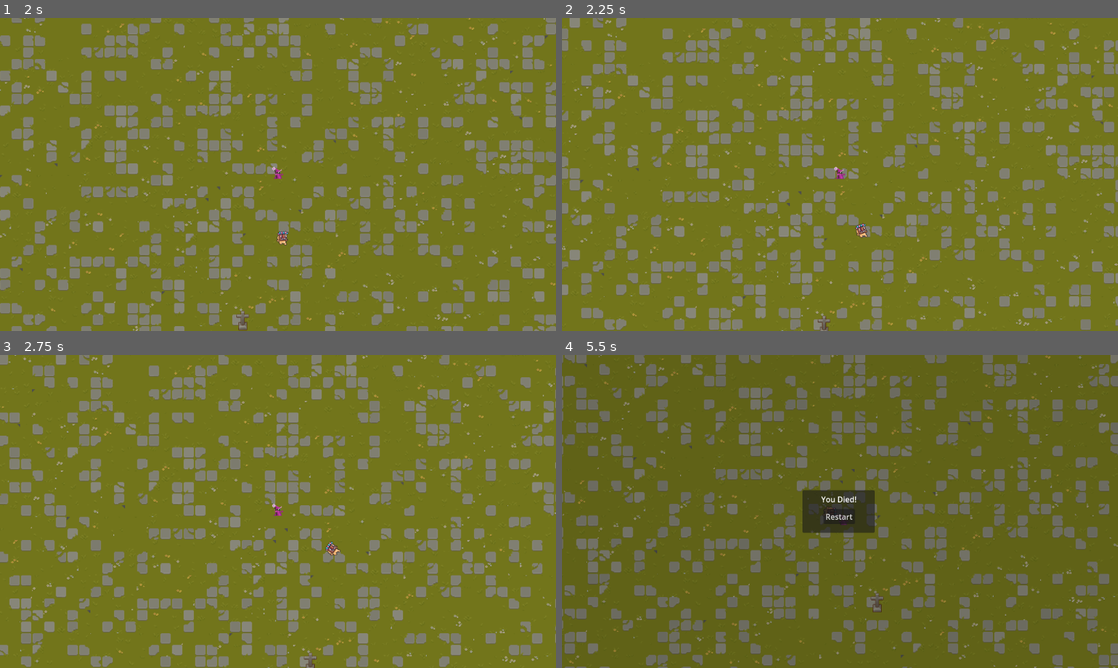
Above: before the commit, frames 1-4 (two rows, left to right).
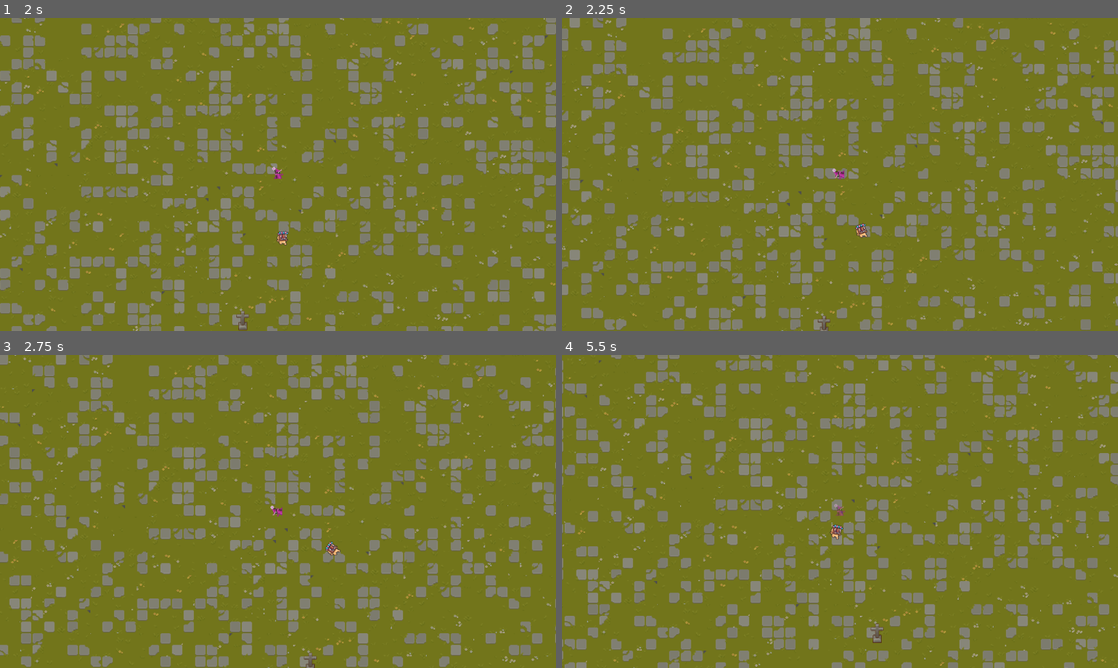
Above: after the commit, the same moments.

Repository: DepressedFrog12/VSButNot
Game: Godot game, scene res://world.tscn
Same seed, same stepped clock (60 frames per second), same inputs: the game is played once before the commit and once after it.
Inputs:
- Up to frame 1 (2 s): hold Up (move_up) from 0.53 s (still down)
- Up to frame 2 (2.25 s): release Up (move_up) at 2.03 s; hold Left (move_left) from 2.03 s (still down)
- Up to frame 3 (2.75 s): keep holding Left (move_left)
- Up to frame 4 (5.5 s): release Left (move_left) at 3.53 s; hold Down (move_down) 3.53-4.28 s; hold Right (move_right) 4.28-5.03 s; hold Up (move_up) from 5.03 s (still down)

Frame 1 is identical in both runs. In frame 2, less than 0.1% of the frame differs, in the area x 48-51%, y 47-52%; in frame 3, less than 0.1%; in frame 4, 38%, in the area x 0-100%, y 0-100%.

Commit message:
Implemented health / invincibility system (for player)

Diff:
--- a/enemy.gd
+++ b/enemy.gd
@@ -18,12 +18,16 @@
 	global_rotation = dir_to_player.angle() + PI/2.0
 
 	if ray_cast_2d.is_colliding() and ray_cast_2d.get_collider() == player:
-		player.kill()
+		player._hit()
+
+func _hit():
+	kill()
 
 func kill():
 	if dead:
 		return
 	dead = true
+	$Graphics/Dying.show()
 	$Graphics/Dead.show()
 	$Graphics/Alive.hide()
 	$CollisionShape2D.disabled = true
--- a/player.gd
+++ b/player.gd
@@ -4,10 +4,15 @@
 @onready var ray_cast_2d: RayCast2D = $RayCast2D
 @export var move_speed = 200
 
+func _start_animation(_ready):
+	$Graphics/Alive.frames = get_node("SpriteFrames_qnw67")
+
 var dead = false
 var looking = 90
 
 func _process(delta):
+	if health < 0:
+		kill()
 	if Input.is_action_just_pressed("exit"):
 		get_tree().quit()
 	if Input.is_action_just_pressed("restart"):
@@ -15,8 +20,7 @@
 	if dead:
 		return
 
-	if (velocity.x == -1):
-		return
+var health = 3
 
 func _physics_process(delta: float):
 	if dead:
@@ -24,6 +28,16 @@
 	var move_dir = Input.get_vector("move_left","move_right","move_up","move_down")
 	velocity = move_dir * move_speed
 	move_and_slide()
+
+	# Calculate the direction and set the global rotation
+	if move_dir != Vector2.ZERO:
+		global_rotation = move_dir.angle() + PI / 2.0
+
+	# Invert the sprite when moving left
+	if move_dir.x < 0:
+		$Graphics/Alive.scale.x = -1
+	else:
+		$Graphics/Alive.scale.x = 1
 
 
 func kill():
@@ -35,5 +49,21 @@
 	$CanvasLayer/DeathScreen.show()
 	z_index = -1
 
+
+var invincible = false
+
+func _hit():
+	if !invincible:
+		health -= 1
+		invincible = true
+		modulate.a = 0.5
+		$IframesTimer.start()
+
+
 func restart():
 	get_tree().reload_current_scene()
+
+
+func _on_iframes_timer_timeout() -> void:
+	invincible = false
+	modulate.a = 1
--- a/player.tscn
+++ b/player.tscn
@@ -9,6 +9,13 @@
 [ext_resource type="Texture2D" uid="uid://cwmok3u3it64u" path="res://assets/Wizard/Wizard5.png" id="7_d5nmg"]
 [ext_resource type="Texture2D" uid="uid://ym7m728hbdnn" path="res://assets/Wizard/Wizard6.png" id="8_8qoib"]
 [ext_resource type="Texture2D" uid="uid://d0b7nlw7co4t" path="res://assets/Wizard/Wizard_death_0.png" id="9_wcxqi"]
+[ext_resource type="Texture2D" uid="uid://cdh883w5vy3ch" path="res://assets/Wizard/Wizard_death_1.png" id="10_vuym4"]
+[ext_resource type="Texture2D" uid="uid://b6ldmnh28mmsl" path="res://assets/Wizard/Wizard_death_2.png" id="11_x8wow"]
+[ext_resource type="Texture2D" uid="uid://lnov1uvyiaqe" path="res://assets/Wizard/Wizard_death_3.png" id="12_axt2p"]
+[ext_resource type="Texture2D" uid="uid://dygru8stbpnmf" path="res://assets/Wizard/Wizard_death_4.png" id="13_qvt8j"]
+[ext_resource type="Texture2D" uid="uid://mwepnvd115ln" path="res://assets/Wizard/Wizard_death_5.png" id="14_p4238"]
+[ext_resource type="Texture2D" uid="uid://533isvv4uurv" path="res://assets/Wizard/Wizard_death_6.png" id="15_rem0x"]
+[ext_resource type="Texture2D" uid="uid://bges072eujopb" path="res://assets/Wizard/Wizard_death_7.png" id="16_867gq"]
 
 [sub_resource type="CircleShape2D" id="CircleShape2D_pmx88"]
 
@@ -41,6 +48,38 @@
 "speed": 5.0
 }]
 
+[sub_resource type="SpriteFrames" id="SpriteFrames_2ywea"]
+animations = [{
+"frames": [{
+"duration": 1.0,
+"texture": ExtResource("9_wcxqi")
+}, {
+"duration": 1.0,
+"texture": ExtResource("10_vuym4")
+}, {
+"duration": 1.0,
+"texture": ExtResource("11_x8wow")
+}, {
+"duration": 1.0,
+"texture": ExtResource("12_axt2p")
+}, {
+"duration": 1.0,
+"texture": ExtResource("13_qvt8j")
+}, {
+"duration": 1.0,
+"texture": ExtResource("14_p4238")
+}, {
+"duration": 1.0,
+"texture": ExtResource("15_rem0x")
+}, {
+"duration": 1.0,
+"texture": ExtResource("16_867gq")
+}],
+"loop": true,
+"name": &"default",
+"speed": 5.0
+}]
+
 [node name="Player" type="CharacterBody2D" groups=["player"]]
 collision_layer = 2
 collision_mask = 3
@@ -54,13 +93,22 @@
 [node name="Alive" type="AnimatedSprite2D" parent="Graphics"]
 position = Vector2(0, -4)
 sprite_frames = SubResource("SpriteFrames_qnw67")
-frame_progress = 0.761001
+frame_progress = 0.333131
 speed_scale = 1.3
 
 [node name="Dead" type="Sprite2D" parent="Graphics"]
 visible = false
 z_index = -1
 texture = ExtResource("9_wcxqi")
+
+[node name="Dying" type="AnimatedSprite2D" parent="Graphics"]
+visible = false
+z_index = -1
+sprite_frames = SubResource("SpriteFrames_2ywea")
+frame_progress = 0.536811
+speed_scale = 1.3
+
+[node name="Timer" type="Timer" parent="Graphics/Dying"]
 
 [node name="RayCast2D" type="RayCast2D" parent="."]
 target_position = Vector2(0, -1000)
@@ -128,4 +176,9 @@
 
 [node name="Camera2D" type="Camera2D" parent="."]
 
+[node name="IframesTimer" type="Timer" parent="."]
+wait_time = 3.0
+
+[connection signal="timeout" from="Graphics/Dying/Timer" to="." method="hide"]
 [connection signal="button_up" from="CanvasLayer/DeathScreen/Panel/Label/Button" to="." method="restart"]
+[connection signal="timeout" from="IframesTimer" to="." method="_on_iframes_timer_timeout"]
Not shown: 1 places in player.tscn that only renumber resources
